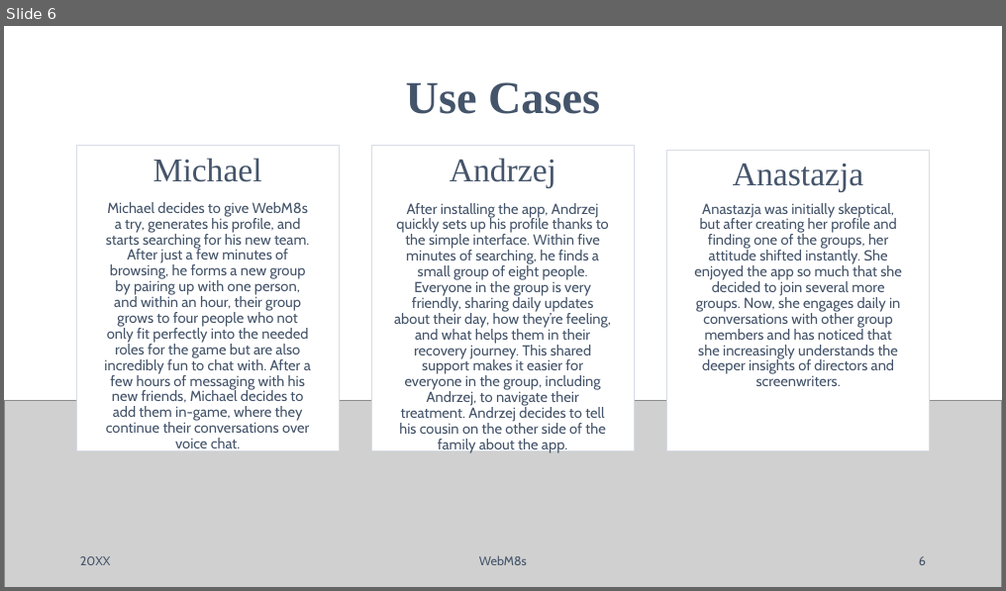
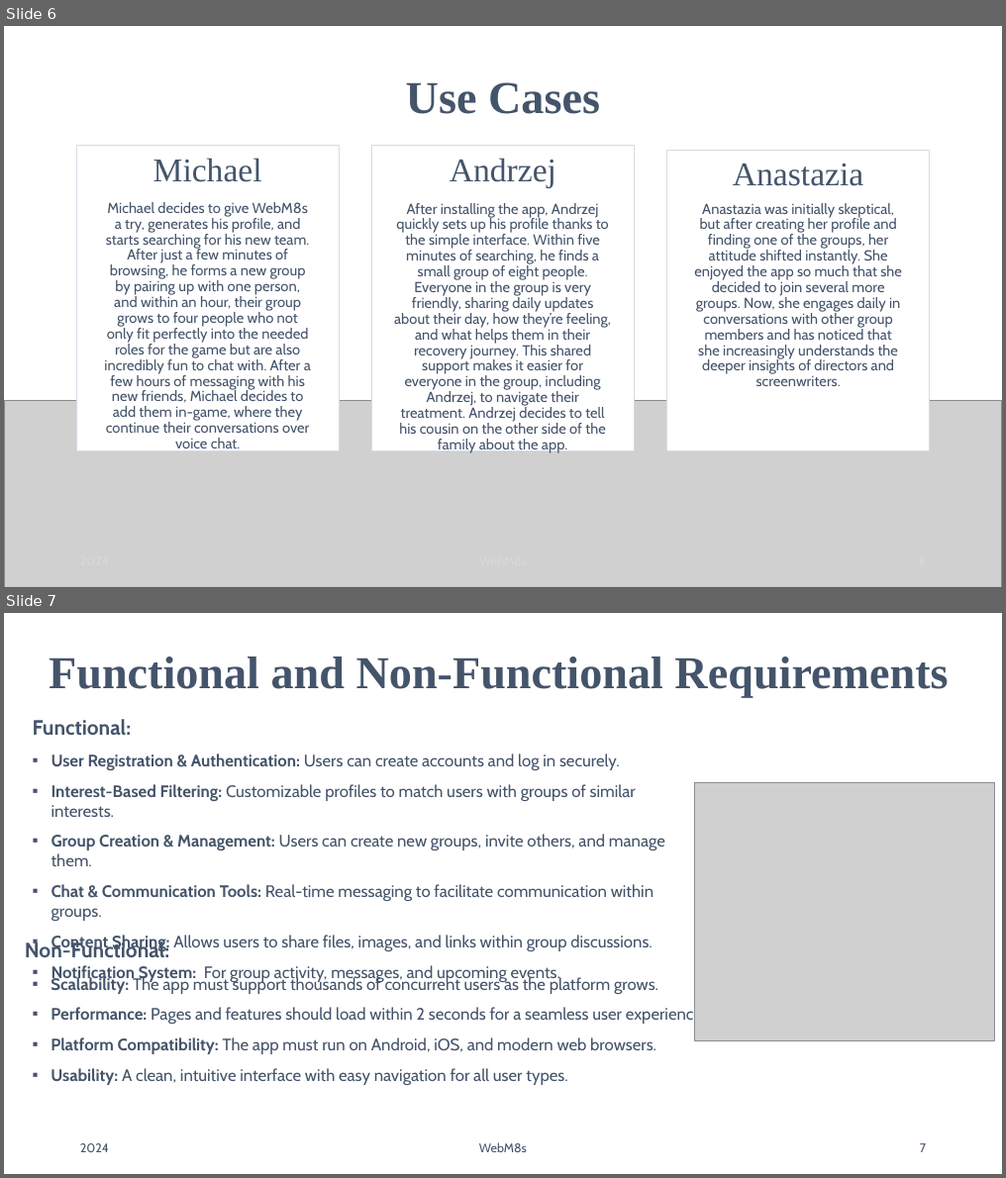
Before and after one commit to jankotanime/projekt-WZI, a slide deck: WebM8s.pptx. Shown one above the other, each under a label of ours: slide 6 before the commit, slides 6 and 7 after it. The pictures are 1006x591 and 1006x1178 pixels, drawn with LibreOffice and Linux fonts; fonts in the diff are those of the drawing; grey boxes stand for pictures. Boxes give left, top, right and bottom in pixels: in the first picture for what was removed or moved away, otherwise in the second. Text is boxed around its words. In the diff, an @@ line names an element or a change of style, - is before the commit and + after.

```diff
--- a/WebM8s.pptx
+++ b/WebM8s.pptx
@@ slide 7 added at box(4, 613, 1002, 1174), background #FFFFFF @@
@@ title added at box(49, 657, 947, 697), 44 pt, text #44546A, bold @@
+Functional and Non-Functional Requirements
@@ text added at box(33, 719, 132, 735), 20 pt, text #44546A, bold @@
+Functional:
@@ text added at box(52, 754, 665, 982), 16 pt, text #44546A @@
+▪ User Registration & Authentication: Users can create accounts and log in securely.
+▪ Interest-Based Filtering: Customizable profiles to match users with groups of similar interests.
+▪ Group Creation & Management: Users can create new groups, invite others, and manage them.
+▪ Chat & Communication Tools: Real-time messaging to facilitate communication within groups.
+▪ Content Sharing: Allows users to share files, images, and links within group discussions.
+▪ Notification System: For group activity, messages, and upcoming events.
@@ picture added at box(694, 782, 994, 1041) @@
@@ text added at box(25, 940, 169, 958), 20 pt, text #44546A, bold @@
+Non-Functional:
@@ text added at box(51, 976, 706, 1085), 16 pt, text #44546A @@
+▪ Scalability: The app must support thousands of concurrent users as the platform grows.
+▪ Performance: Pages and features should load within 2 seconds for a seamless user experience.
+▪ Platform Compatibility: The app must run on Android, iOS, and modern web browsers.
+▪ Usability: A clean, intuitive interface with easy navigation for all user types.
@@ text added at box(80, 1144, 109, 1153), 12 pt, text #44546A @@
+2024
@@ text added at box(479, 1143, 527, 1153), 12 pt, text #44546A @@
+WebM8s
@@ page number added at box(920, 1144, 926, 1153), 12 pt, text #44546A @@
+7
@@ slide 6 changed as well @@
@@ text at box(733, 164, 863, 186): text changed @@
-Anastazja
+Anastazia
@@ text at box(694, 203, 902, 386): text changed @@
-Anastazja was initially skeptical, but after creating her profile and finding one of the groups, her attitude shifted instantly. She enjoyed the app so much that she decided to join several more groups. Now, she engages daily in conversations with other group members and has noticed that she increasingly understands the deeper insights of directors and screenwriters.
+Anastazia was initially skeptical, but after creating her profile and finding one of the groups, her attitude shifted instantly. She enjoyed the app so much that she decided to join several more groups. Now, she engages daily in conversations with other group members and has noticed that she increasingly understands the deeper insights of directors and screenwriters.
@@ text removed at box(80, 557, 111, 566) @@
-20XX
@@ text removed at box(479, 556, 527, 566) @@
-WebM8s
@@ page number removed at box(919, 557, 926, 566) @@
-6
```
Also in this commit, not shown: 10 other slides changed, 5 other slides added, 2 other files.
